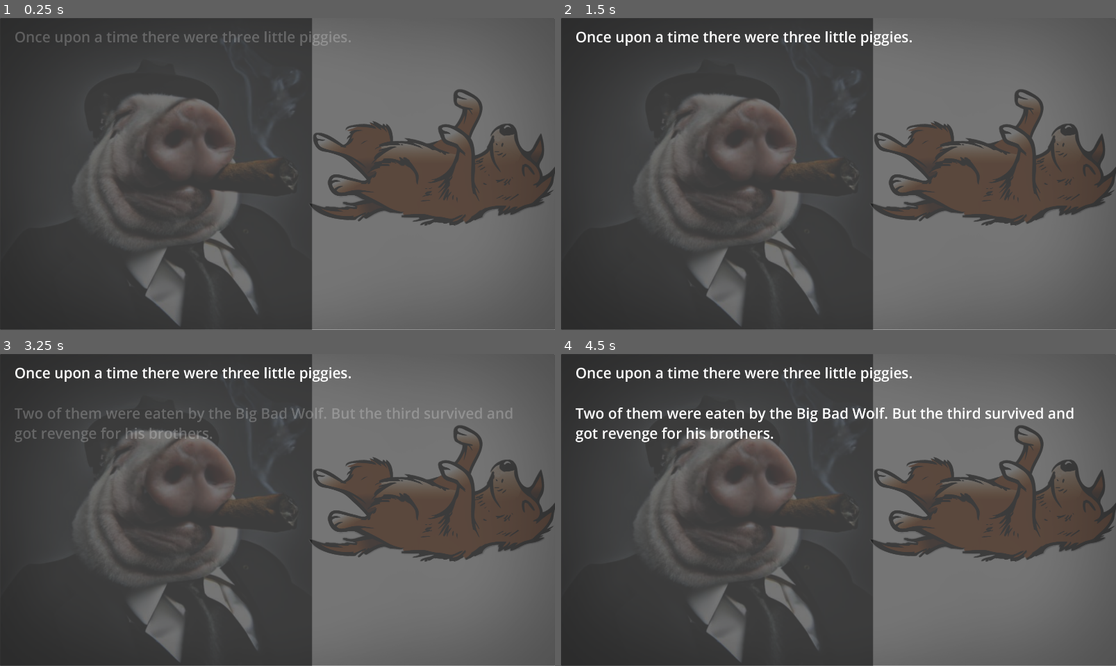
Above: before the commit, frames 1-4 (two rows, left to right).
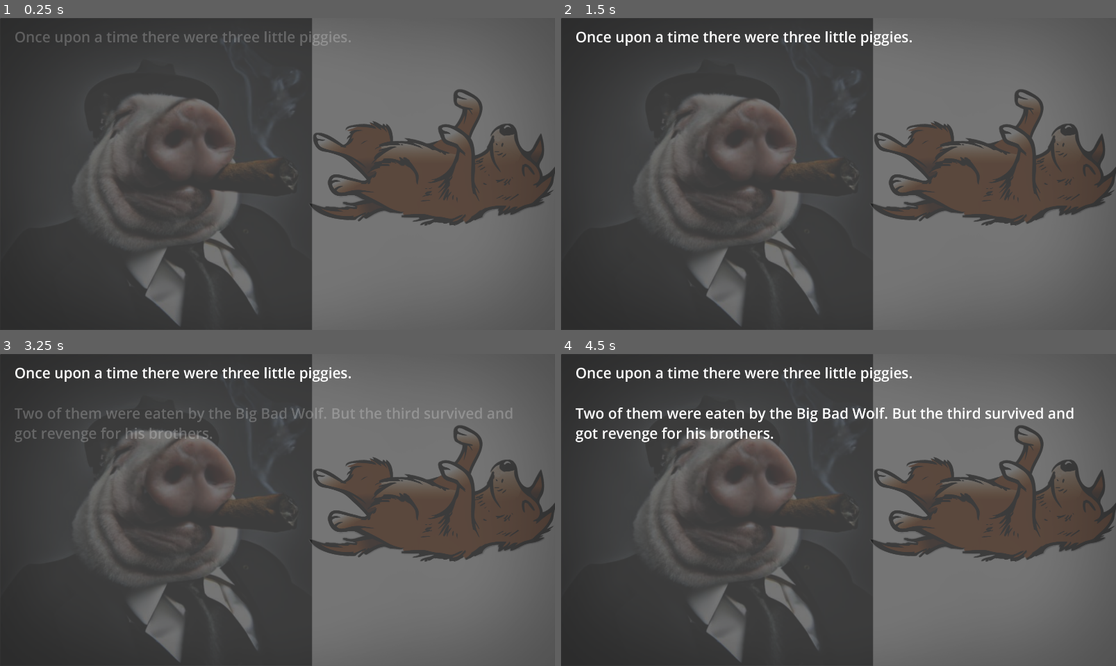
Above: after the commit, the same moments.

Repository: VeryVeryCoolName/atestathorror
Game: Godot game, scene res://Scenes/outro_lore.tscn
Two runs of this game, one before a commit and one after it. Both use one fixed random seed, a clock stepped at 60 frames per second and the inputs below. This scene is started directly instead of the project's main scene. Sound files missing from this copy of the repository are replaced by a short silence.
Inputs:
- Up to frame 1 (0.25 s): no input
- Up to frame 2 (1.5 s): hold D (MoveRight) 0.53-1.28 s; tap Z (Attack) at 0.6, 1.35 s; tap Enter at 1.25 s; hold S (MoveDown) from 1.28 s (still down)
- Up to frame 3 (3.25 s): tap Space at 2 s; release S (MoveDown) at 2.03 s; hold D (MoveRight) 2.03-2.78 s; tap Z (Attack) at 2.1, 2.85 s; tap Enter at 2.75 s; hold W (MoveUp) from 2.78 s (still down)
- Up to frame 4 (4.5 s): release W (MoveUp) at 3.53 s; hold A (MoveLeft) from 3.53 s (still down); tap Z (Attack) at 3.6, 4.35 s; tap Space at 4.25 s

The runs differ from the first frame. In frame 1, 0.2% of the frame differs, in the area x 0-100%, y 0-100%; in frame 2, 0.2%; in frame 3, 0.2%; in frame 4, 0.2%.

Commit message:
Pregatiri pentru V1

Diff:
--- a/Scenes/intro_lore.tscn
+++ b/Scenes/intro_lore.tscn
@@ -136,8 +136,8 @@
 
 [node name="Panel" type="Panel" parent="."]
 layout_mode = 0
-offset_right = 1920.0
-offset_bottom = 1078.0
+offset_right = 1921.0
+offset_bottom = 1081.0
 
 [node name="RichTextLabel" type="RichTextLabel" parent="Panel"]
 visible = false
--- a/Scenes/outro_lore.tscn
+++ b/Scenes/outro_lore.tscn
@@ -126,8 +126,8 @@
 
 [node name="Panel" type="Panel" parent="."]
 layout_mode = 0
-offset_right = 1920.0
-offset_bottom = 1079.0
+offset_right = 1922.0
+offset_bottom = 1099.0
 
 [node name="RichTextLabel" type="RichTextLabel" parent="Panel"]
 visible = false
--- a/Scripts/boss_phase1.gd
+++ b/Scripts/boss_phase1.gd
@@ -28,6 +28,14 @@
 @onready var bossPhase2 = get_parent().get_node("Phase2Character")
 
 func _ready():
+	set_process(false)
+	set_physics_process(false)
+	hide()
+	await get_tree().create_timer(60.0).timeout
+	show()
+	set_process(true)
+	set_physics_process(true)
+	AudioManager.play_stream(AudioManager.music_list["phase1"])
 	if healthBarPath:
 		healthBar = get_node(healthBarPath)
 		healthBar.get_parent().show()
--- a/Scripts/outro.gd
+++ b/Scripts/outro.gd
@@ -9,7 +9,7 @@
 
 func _ready():
 	AudioManager.stop()
-
+	AudioManager.play_stream(AudioManager.music_list["menu"])
 	if animationPlayer1:
 		animationPlayer1.play("fade_in1")
 	if animationPlayer2:
--- a/Scripts/player.gd
+++ b/Scripts/player.gd
@@ -37,6 +37,7 @@
 		health_bar.value = health
 	if health == 0:
 		freeze = true
+		get_tree().change_scene_to_file("res://Scenes/main_menu.tscn")
 
 func _process(delta):
 	if freeze:
@@ -91,14 +92,14 @@
 func _on_attack_area_body_entered(body):
 	#if body.is_in_group("phase2boss"):
 	if body.has_method("take_damage"):
-		body.take_damage(20)
+		body.take_damage(9)
 	if not is_attacking:
 		return  # as zice return 0 dar nu stiu daca e rau
 
 
 func _on_boss_attack_hit():
 	if inAttack:
-		health -= 12
+		health -= 10
 
 func _on_boss_attack_collide():
 	inAttack = true
Not shown, added: export_presets.cfg
